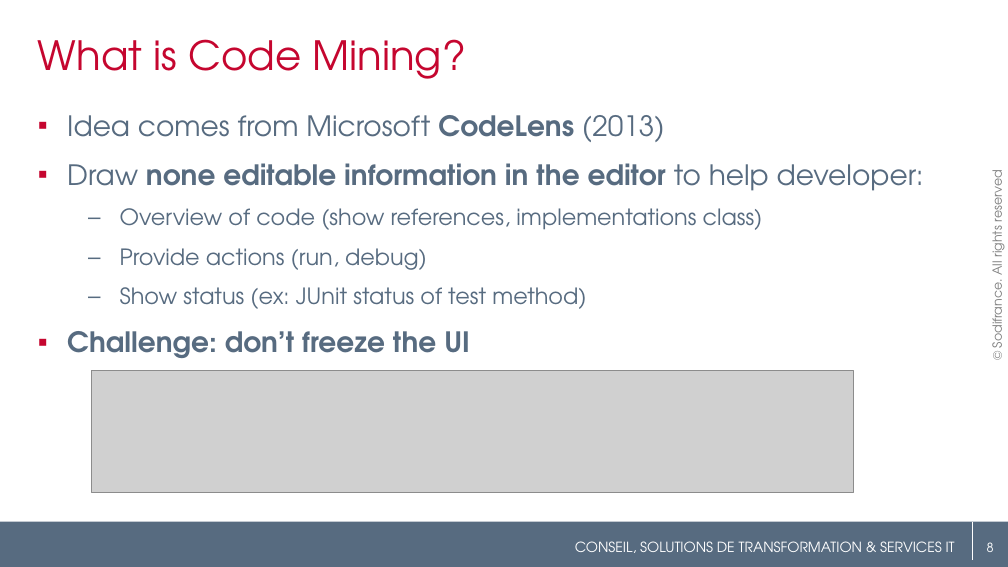
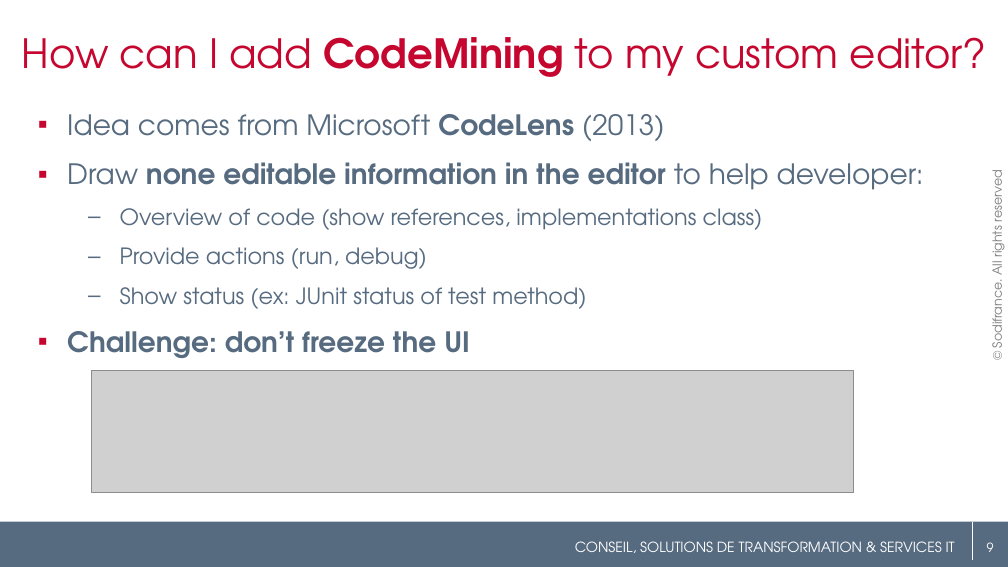
Before and after one commit to angelozerr/EclipseConFrance2018, a slide deck: slide 9 of EclipseConFrance2018_CodeMining.pptx (slide 8 before the commit). Drawn at 1008x567 pixels with LibreOffice and Linux fonts; fonts in the diff are those of the drawing; grey boxes stand for pictures; background and template pictures are left out. Boxes give left, top, right and bottom in pixels: in the first picture for what was removed or moved away, otherwise in the second. Text is boxed around its words. In the diff, an @@ line names an element or a change of style, - is before the commit and + after.

Commit message:
Add emoji editor.

```diff
--- a/EclipseConFrance2018_CodeMining.pptx
+++ b/EclipseConFrance2018_CodeMining.pptx
@@ title at <box>22,37,987,77</box>: text changed @@
-What is Code Mining?
+How can I add CodeMining to my custom editor?
@@ page number at <box>987,542,994,552</box>: text changed @@
-8
+9
```
Also in this commit, not shown: 11 other slides changed, 5 slides added.
